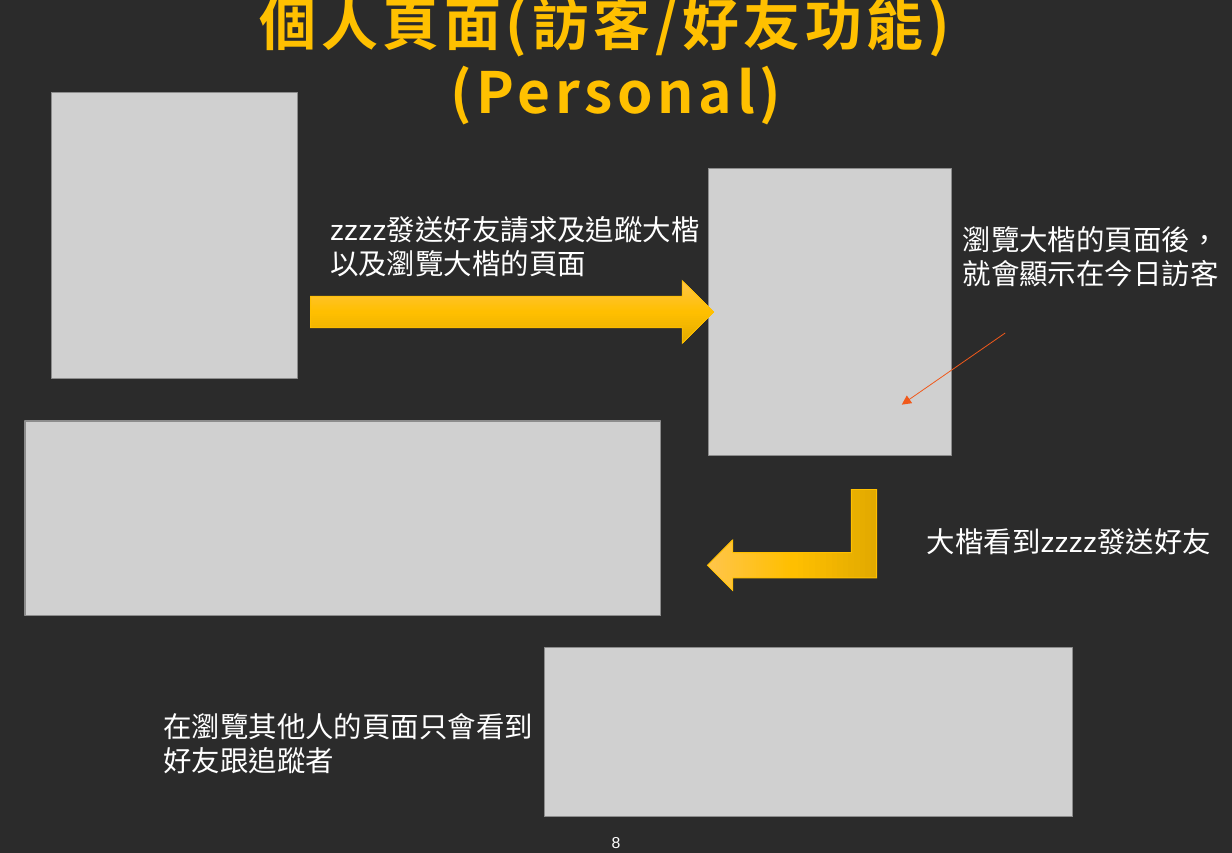
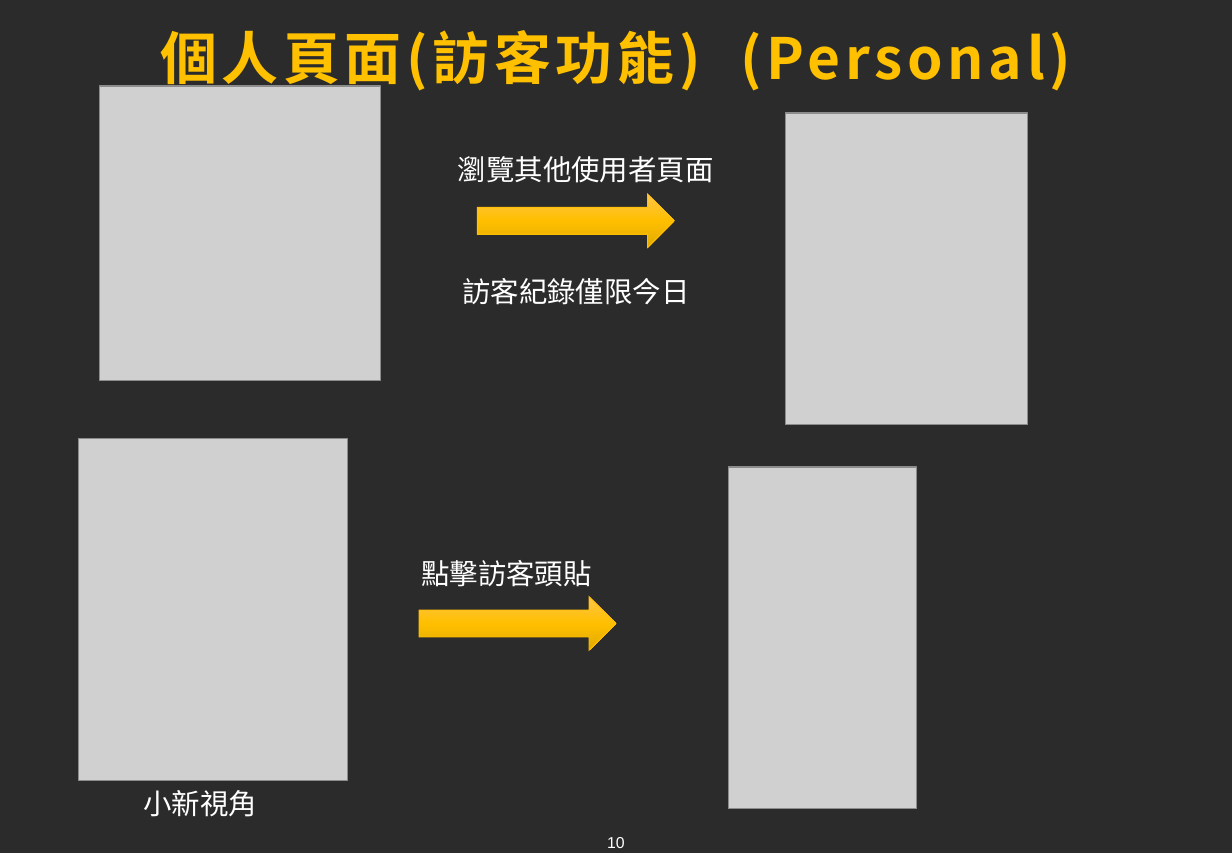
Before and after one commit to tim93009/FinalProject_GameForum, a slide deck: slide 10 of docs/ppt/xiong.pptx (slide 8 before the commit). Drawn at 1232x853 pixels with LibreOffice and Linux fonts; fonts in the diff are those of the drawing; grey boxes stand for pictures; background and template pictures are left out; a plain dark background stands for a picture behind light text. Boxes give left, top, right and bottom in pixels: in the first picture for what was removed or moved away, otherwise in the second. Text is boxed around its words. In the diff, an @@ line names an element or a change of style, - is before the commit and + after.

```diff
--- a/docs/ppt/xiong.pptx
+++ b/docs/ppt/xiong.pptx
@@ title at bbox=[160, 30, 1071, 93]: text changed @@
-個人頁面(訪客/好友功能) (Personal)
+個人頁面(訪客功能) (Personal)
@@ picture: place and size @@
-picture at bbox=[52, 92, 298, 379]
+picture at bbox=[99, 86, 380, 381]
@@ picture added at bbox=[786, 113, 1028, 424] @@
@@ text added at bbox=[458, 156, 714, 183], 18 pt, text #FFFFFF @@
+瀏覽其他使用者頁面
@@ picture removed at bbox=[709, 168, 952, 455] @@
@@ right arrow: place and size @@
-right arrow at bbox=[311, 281, 713, 344]
+right arrow at bbox=[478, 193, 675, 247]
@@ text removed at bbox=[330, 217, 700, 277] @@
-zzzz發送好友請求及追蹤大楷
-以及瀏覽大楷的頁面
@@ text removed at bbox=[963, 226, 1219, 287] @@
-瀏覽大楷的頁面後，
-就會顯示在今日訪客
@@ text added at bbox=[462, 278, 689, 305], 18 pt, text #FFFFFF @@
+訪客紀錄僅限今日
@@ arrow removed from (1006, 333) to (902, 405) @@
@@ picture removed at bbox=[25, 421, 661, 615] @@
@@ picture added at bbox=[78, 439, 348, 782] @@
@@ picture added at bbox=[729, 468, 917, 810] @@
@@ bent up arrow removed at bbox=[708, 490, 877, 592] @@
@@ text removed at bbox=[927, 528, 1211, 555] @@
-大楷看到zzzz發送好友
@@ text added at bbox=[421, 560, 592, 587], 18 pt, text #FFFFFF @@
+點擊訪客頭貼
@@ right arrow added at bbox=[419, 597, 615, 651], fill gradient #FFC64B to #FFC000 to #E3AB00, outline #FFC000 0.5 pt @@
@@ picture removed at bbox=[545, 648, 1074, 818] @@
@@ text removed at bbox=[163, 713, 533, 774] @@
-在瀏覽其他人的頁面只會看到
-好友跟追蹤者
@@ text added at bbox=[144, 790, 258, 817], 18 pt, text #FFFFFF @@
+小新視角
@@ page number at bbox=[607, 837, 625, 848]: text changed @@
-8
+10
```
Also in this commit, not shown: 4 other slides changed, 4 slides added, 2 other files.
